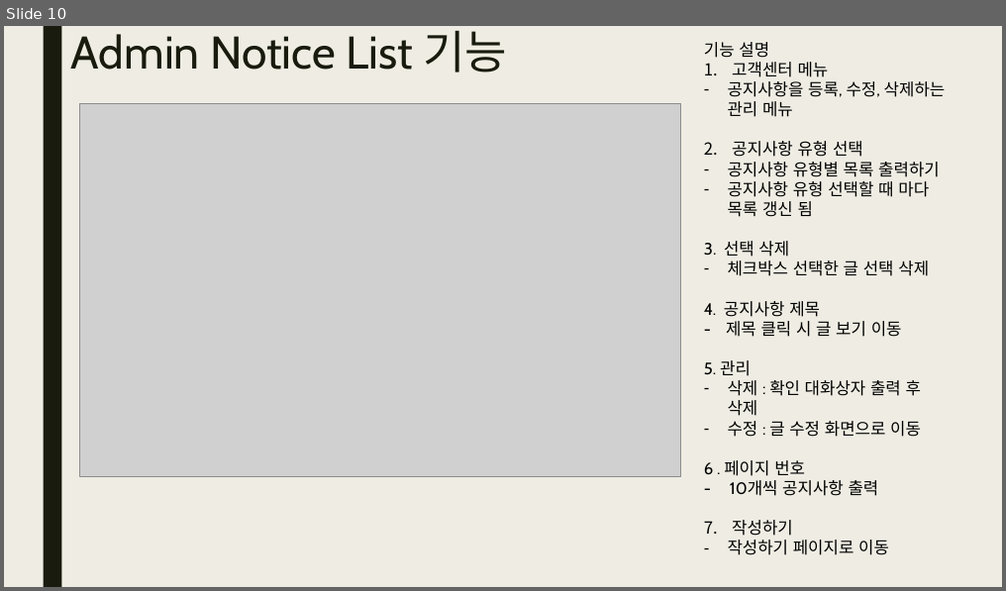
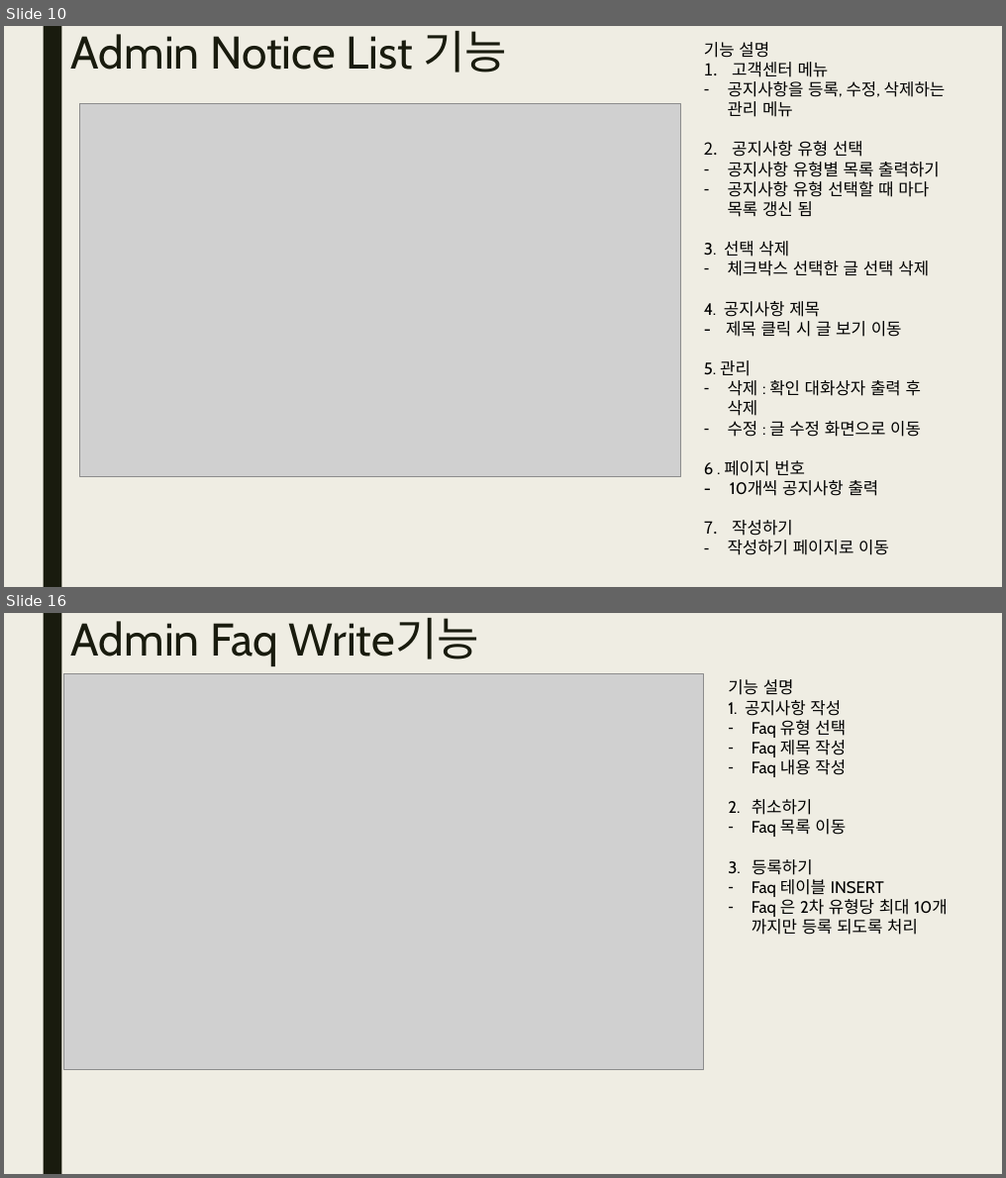
Before and after one commit to yndgow/Kmarket1, a slide deck: 보고서/발표보고서 홍민준.pptx. Shown one above the other, each under a label of ours: slide 10 before the commit, slides 10 and 16 after it; the slides between them are not shown. The pictures are 1006x591 and 1006x1178 pixels, drawn with LibreOffice and Linux fonts; fonts in the diff are those of the drawing; grey boxes stand for pictures. Boxes give left, top, right and bottom in pixels: in the first picture for what was removed or moved away, otherwise in the second. Text is boxed around its words. In the diff, an @@ line names an element or a change of style, - is before the commit and + after.

Commit message:
2022/12/28 ppt admin cs 쪽 추가

```diff
--- a/보고서/발표보고서 홍민준.pptx
+++ b/보고서/발표보고서 홍민준.pptx
@@ slide 16 added at (4,613,1002,1174), background #EFEDE3; not listed: 1 template element that a slide beside it also shows @@
@@ title added at (71,617,479,666), 44 pt, text #191B0E @@
+Admin Faq Write기능
@@ picture added at (63,673,704,1069) @@
@@ text added at (728,679,946,935), 16 pt, text #000000 @@
+기능 설명
+1. 공지사항 작성
+– Faq 유형 선택
+– Faq 제목 작성
+– Faq 내용 작성
+2. 취소하기
+– Faq 목록 이동
+3. 등록하기
+– Faq 테이블 INSERT
+– Faq 은 2차 유형당 최대 10개 까지만 등록 되도록 처리
```
Also in this commit, not shown: 8 other slides added.
